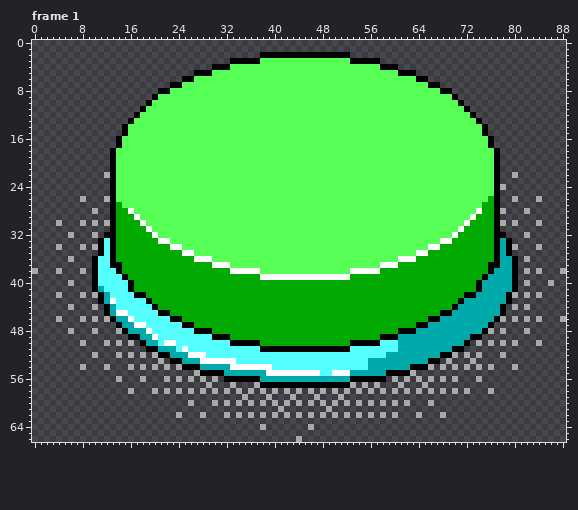
Two versions of one pixel-art file, assets/sprites/raw/green_button.aseprite. That is the earlier state.
89x67 pixels, 3 frames. Shown: frame 1. The commit also changed other frames, which this record leaves out.
The result:
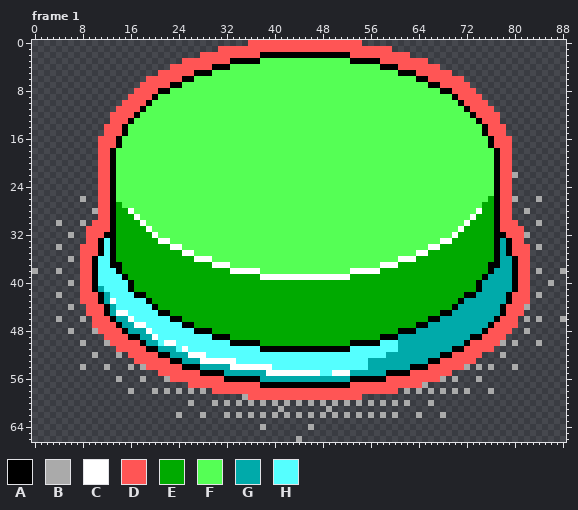
Palette (. is transparent): A #000000  B #aaaaaa  C #ffffff  D #ff5555  E #00aa00  F #55ff55  G #00aaaa  H #55ffff
Change:
layer "Flattened" added
layer "shadow" removed
Changed rows in their new state; - is an unchanged pixel.
Frame 1, layer "Flattened":
first column x 8:
 0 ----------------------------DDDDDDDDDDDDDDDDDDD----------------------------
 1 -----------------------DDDDDDDDDDDDDDDDDDDDDDDDDDDDD-----------------------
 2 --------------------DDDDDDDDDD---------------DDDDDDDDDD--------------------
 3 -----------------DDDDDDDD-------------------------DDDDDDDD-----------------
 4 ---------------DDDDDDD-------------------------------DDDDDDD---------------
 5 -------------DDDDDD-------------------------------------DDDDDD-------------
 6 -----------DDDDDD-----------------------------------------DDDDDD-----------
 7 ----------DDDDD---------------------------------------------DDDDD----------
 8 ---------DDDD-------------------------------------------------DDDD---------
 9 --------DDDD---------------------------------------------------DDDD--------
10 -------DDDD-----------------------------------------------------DDDD-------
11 ------DDDD-------------------------------------------------------DDDD------
12 -----DDDD---------------------------------------------------------DDDD-----
13 -----DDD-----------------------------------------------------------DDD-----
14 ----DDD-------------------------------------------------------------DDD----
15 ----DDD-------------------------------------------------------------DDD----
16 ---DDD---------------------------------------------------------------DDD---
17 ---DDD---------------------------------------------------------------DDD---
18 ---DD-----------------------------------------------------------------DD---
19 ---DD-----------------------------------------------------------------DD---
20 ---DD-----------------------------------------------------------------DD---
21 ---DD-----------------------------------------------------------------DD---
22 ---DD-----------------------------------------------------------------DD---
23 ---DD-----------------------------------------------------------------DD---
24 ---DD-----------------------------------------------------------------DD---
25 ---DD-----------------------------------------------------------------DD---
26 ---DD-----------------------------------------------------------------DD---
27 ---DD-----------------------------------------------------------------DD---
28 ---DD-----------------------------------------------------------------DD---
29 ---DD-----------------------------------------------------------------DD---
30 --DDD-----------------------------------------------------------------DDD--
31 -DDDD-----------------------------------------------------------------DDDD-
32 -DDD-------------------------------------------------------------------DDD-
33 -DD---------------------------------------------------------------------DD-
34 DDD---------------------------------------------------------------------DDD
35 DDD---------------------------------------------------------------------DDD
36 DD-----------------------------------------------------------------------DD
37 DD-----------------------------------------------------------------------DD
38 DD-----------------------------------------------------------------------DD
39 DD-----------------------------------------------------------------------DD
40 DD-----------------------------------------------------------------------DD
41 DD-----------------------------------------------------------------------DD
42 DDD---------------------------------------------------------------------DDD
43 DDD---------------------------------------------------------------------DDD
44 -DDD-------------------------------------------------------------------DDD-
45 -DDD-------------------------------------------------------------------DDD-
46 --DDD-----------------------------------------------------------------DDD--
47 --DDDD---------------------------------------------------------------DDDD--
48 ---DDDD-------------------------------------------------------------DDDD---
49 ----DDDD-----------------------------------------------------------DDDD----
50 -----DDDDD-------------------------------------------------------DDDDD-----
51 ------DDDDD-----------------------------------------------------DDDDD------
52 --------DDDDD-------------------------------------------------DDDDD--------
53 ---------DDDDDD---------------------------------------------DDDDDD---------
54 -----------DDDDDD-----------------------------------------DDDDDD-----------
55 -------------DDDDDDD-----------------------------------DDDDDDD-------------
56 ---------------DDDDDDDDD---------------------------DDDDDDDDD---------------
57 ------------------DDDDDDDDDDDD---------------DDDDDDDDDDDD------------------
58 ----------------------DDDDDDDDDDDDDDDDDDDDDDDDDDDDDDD----------------------
59 ----------------------------DDDDDDDDDDDDDDDDDDD----------------------------
Where, in picture pixels (left, top, right, bottom), the same in both pictures:
changed: (80, 40, 530, 400)
